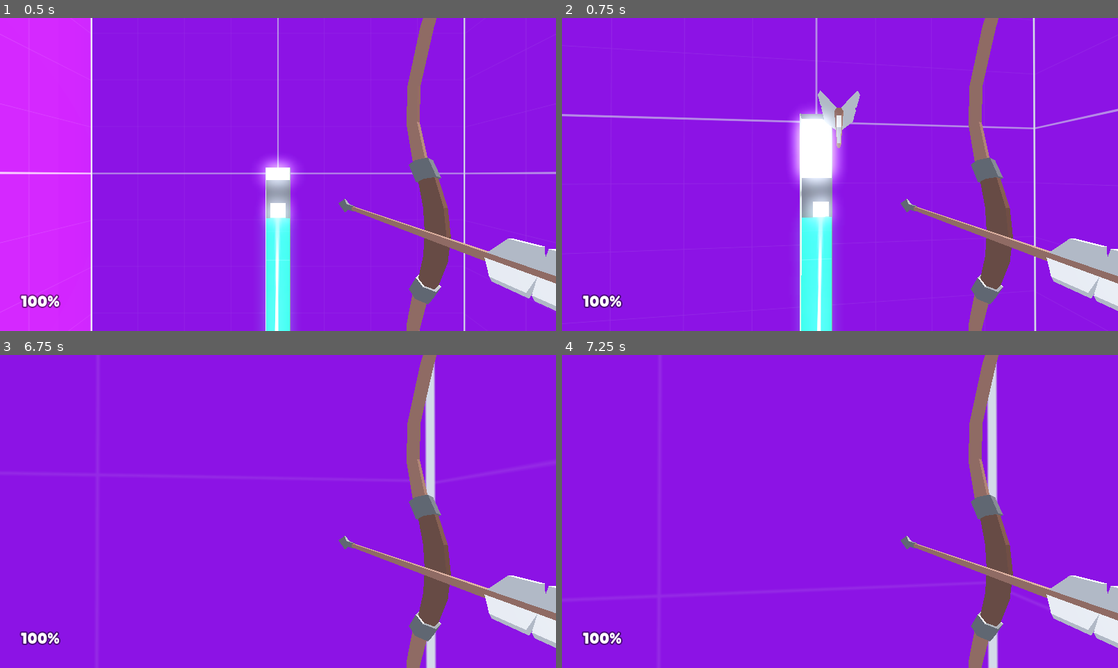
Above: before the commit, frames 1-4 (two rows, left to right).
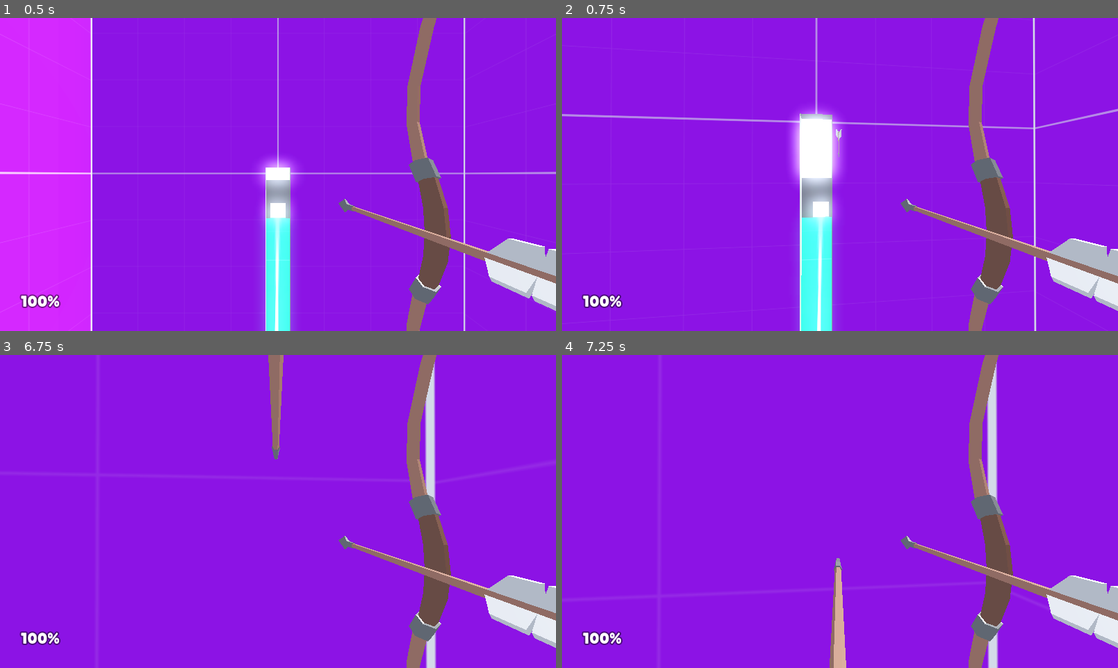
Above: after the commit, the same moments.

Repository: GearBoxFox/loopholes
Game: Godot game, scene res://scenes/main.tscn
Two runs of this game, one before a commit and one after it. Both use one fixed random seed, a clock stepped at 60 frames per second and the inputs below.
Inputs (mouse positions are in pixels of both pictures, inside the frame that each line leads up to):
- Up to frame 1 (0.5 s): no input
- Up to frame 2 (0.75 s): move the mouse to (867, 174) at 0.52 s; hold W (move_forward) from 0.53 s (still down); click (867, 174) at 0.6 s
- Up to frame 3 (6.75 s): tap Space (jump) at 0.77, 1.52, 3.02, 3.77, 4.52, 6.02 s; move the mouse to (250, 511) at 1.27 s; click (250, 511) at 1.35 s; move the mouse to (289, 505) at 2.02 s; click (289, 505) at 2.1 s; move the mouse to (272, 517) at 2.77 s; click (272, 517) at 2.85 s; move the mouse to (316, 514) at 3.52 s; click (316, 514) at 3.6 s; move the mouse to (233, 508) at 4.27 s; click (233, 508) at 4.35 s; move the mouse to (283, 511) at 5.02 s; click (283, 511) at 5.1 s; tap Enter at 5.75 s; move the mouse to (255, 505) at 5.77 s; release W (move_forward) at 5.78 s; hold D (move_right) 5.78-6.53 s; click (255, 505) at 5.85 s; move the mouse to (305, 511) at 6.52 s; hold W (move_forward) from 6.53 s (still down); click (305, 511) at 6.6 s
- Up to frame 4 (7.25 s): keep holding W (move_forward); tap Space (jump) at 6.77 s

Frame 1 is identical in both runs. In frame 2, 0.5% of the frame differs, in the area x 42-54%, y 23-58%; in frame 3, 0.6%; in frame 4, 0.7%, in the area x 48-52%, y 64-100%.

Commit message:
properly handle the rotation of arrows as they fall

Diff:
--- a/objects/player.tscn
+++ b/objects/player.tscn
@@ -9,7 +9,7 @@
 radius = 0.3
 height = 1.0
 
-[node name="Player" type="CharacterBody3D"]
+[node name="Player" type="CharacterBody3D" groups=["player"]]
 transform = Transform3D(7, 0, 0, 0, 7, 0, 0, 0, 7, 0, 0.5, 0)
 script = ExtResource("1_ffboj")
 movement_speed = 3
--- a/scenes/main.gd
+++ b/scenes/main.gd
@@ -5,7 +5,10 @@
 func _on_player_spawn_projectile(location: Marker3D) -> void:
 	var arrow = arrow_base.instantiate()
 	add_child(arrow)
-	arrow.scale = Vector3(40, 40, 40)
 	arrow.position = location.global_position
+
+	# rotate arrow based on camera position
 	arrow.rotation = location.get_parent().global_rotation + Vector3(0.0, 3.141, 3.141)
 	arrow.rotation.x = -arrow.rotation.x
+
+	arrow.init()
--- a/weapons/arrow.gd
+++ b/weapons/arrow.gd
@@ -2,6 +2,36 @@
 
 @export var speed = 100
 
+var y_velocity = 0
+
+var has_collided: bool = false
+var velocity: Vector3 = Vector3.ZERO
+
+var prev_pose: Vector2 = Vector2.ZERO
+
+func init() -> void:
+	velocity.y = -sin(rotation.x) * speed
+	velocity.x = sin(rotation.y) * cos(rotation.x) * speed
+	velocity.z = cos(rotation.y) * cos(rotation.x) * speed
+
+	prev_pose = Vector2(global_position.x, global_position.y)
+
 func _physics_process(delta: float) -> void:
-	position.x += sin(rotation.y) * speed * delta
-	position.z += cos(rotation.y) * speed * delta
+	# only move if not collided with a wall
+	if !has_collided:
+		# calculate new position
+		position.x += velocity.x * delta
+		position.z += velocity.z * delta
+		position.y += velocity.y * delta
+
+		velocity.y -= gravity * delta * 4
+
+		# Calculate angle based on pose delta
+		var pose_delta = Vector2(global_position.x, global_position.y) - prev_pose
+		rotation.x = -pose_delta.angle()
+		prev_pose = Vector2(global_position.x, global_position.y)
+
+
+func _on_body_entered(body: Node3D) -> void:
+	if !body.is_in_group("enemy") and !body.is_in_group("player"):
+		has_collided = true
--- a/weapons/arrow.tscn
+++ b/weapons/arrow.tscn
@@ -4,11 +4,13 @@
 [ext_resource type="ArrayMesh" uid="uid://c0g2efy8np0sp" path="res://models/LowPolyMedivalWeapons/meshes/arrow.res" id="1_fd0ku"]
 
 [sub_resource type="CapsuleShape3D" id="CapsuleShape3D_hfivs"]
-radius = 0.0164412
+radius = 0.0035418
 height = 0.28408
 
 [node name="Arrow" type="Area3D"]
-collision_layer = 0
+transform = Transform3D(10, 0, 0, 0, 10, 0, 0, 0, 10, 0, 0, 0)
+disable_mode = 1
+collision_priority = 2.0
 script = ExtResource("1_86t52")
 
 [node name="MeshInstance3D" type="MeshInstance3D" parent="."]
@@ -18,3 +20,5 @@
 [node name="CollisionShape3D" type="CollisionShape3D" parent="."]
 transform = Transform3D(1, 0, 0, 0, -4.37114e-08, -1, 0, 1, -4.37114e-08, 0, 0, 0.0063694)
 shape = SubResource("CapsuleShape3D_hfivs")
+
+[connection signal="body_entered" from="." to="." method="_on_body_entered"]
